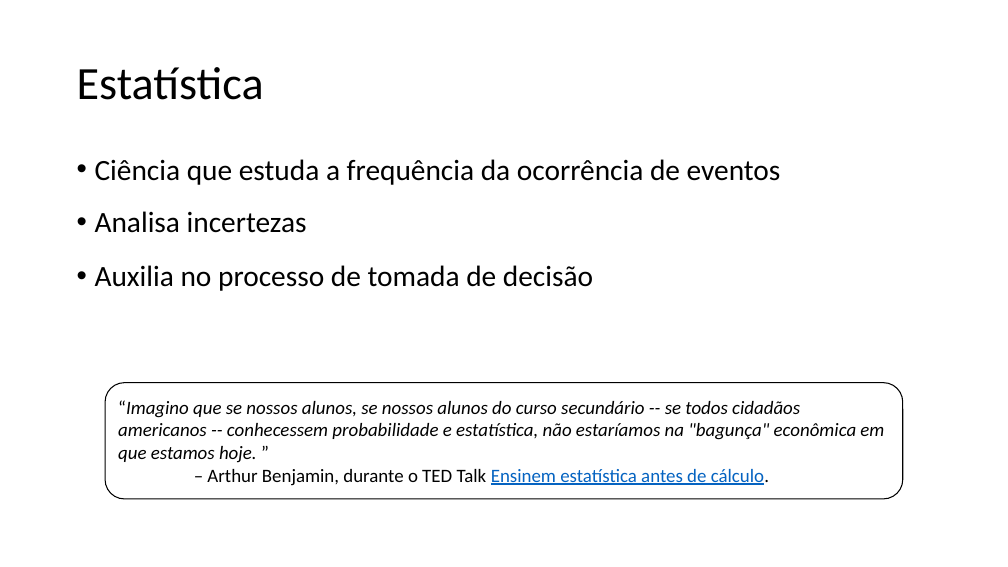
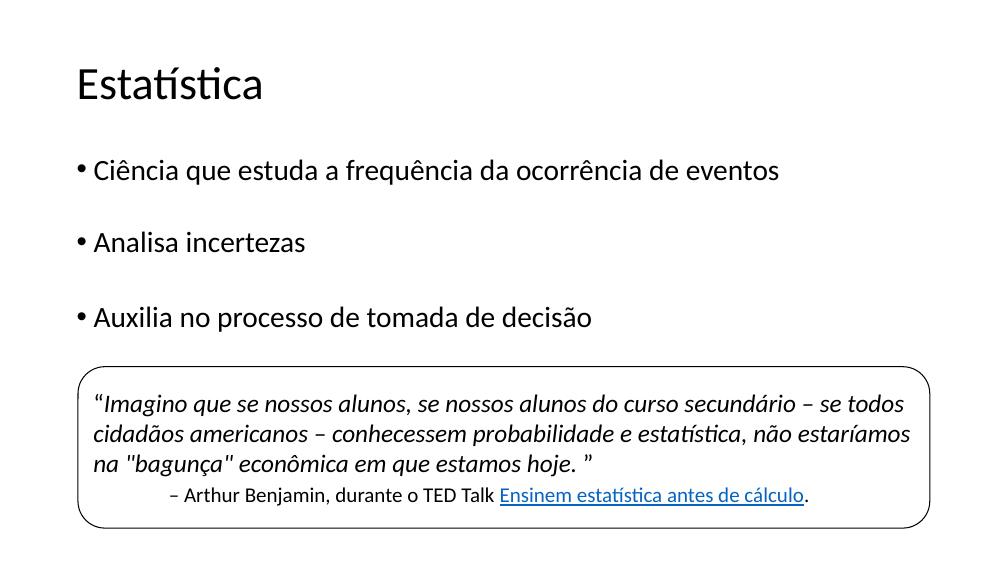
Before and after one commit to lidimayra/basic-stats, a slide deck: slide 2 of presentation.pptx. Drawn at 1008x567 pixels with LibreOffice and Linux fonts; fonts in the diff are those of the drawing. Boxes give left, top, right and bottom in pixels: in the first picture for what was removed or moved away, otherwise in the second. Text is boxed around its words. In the diff, an @@ line names an element or a change of style, - is before the commit and + after.

Commit message:
Formatting presentation

```diff
--- a/presentation.pptx
+++ b/presentation.pptx
@@ text "Ciência que estuda a frequência ..." rewrapped from box(95, 159, 781, 291) to box(94, 159, 780, 332) @@
@@ rounded rectangle "“Imagino que se nossos alunos, ...": place and size @@
-rounded rectangle "“Imagino que se nossos alunos, ..." at box(105, 383, 903, 499)
+rounded rectangle "“Imagino que se nossos alunos, ..." at box(78, 367, 930, 528)
@@ text in rounded rectangle at box(93, 394, 911, 477): text changed; size 18 to 24 pt @@
-“Imagino que se nossos alunos, se nossos alunos do curso secundário -- se todos cidadãos americanos -- conhecessem probabilidade e estatística, não estaríamos na "bagunça" econômica em que estamos hoje. ”
+“Imagino que se nossos alunos, se nossos alunos do curso secundário – se todos cidadãos americanos – conhecessem probabilidade e estatística, não estaríamos na "bagunça" econômica em que estamos hoje. ”
@@ text in rounded rectangle at box(184, 487, 809, 506): size 18 to 20 pt in "– Arthur Benjamin, durante o TED Talk ..." @@
```
Also in this commit, not shown: 19 other slides changed.
